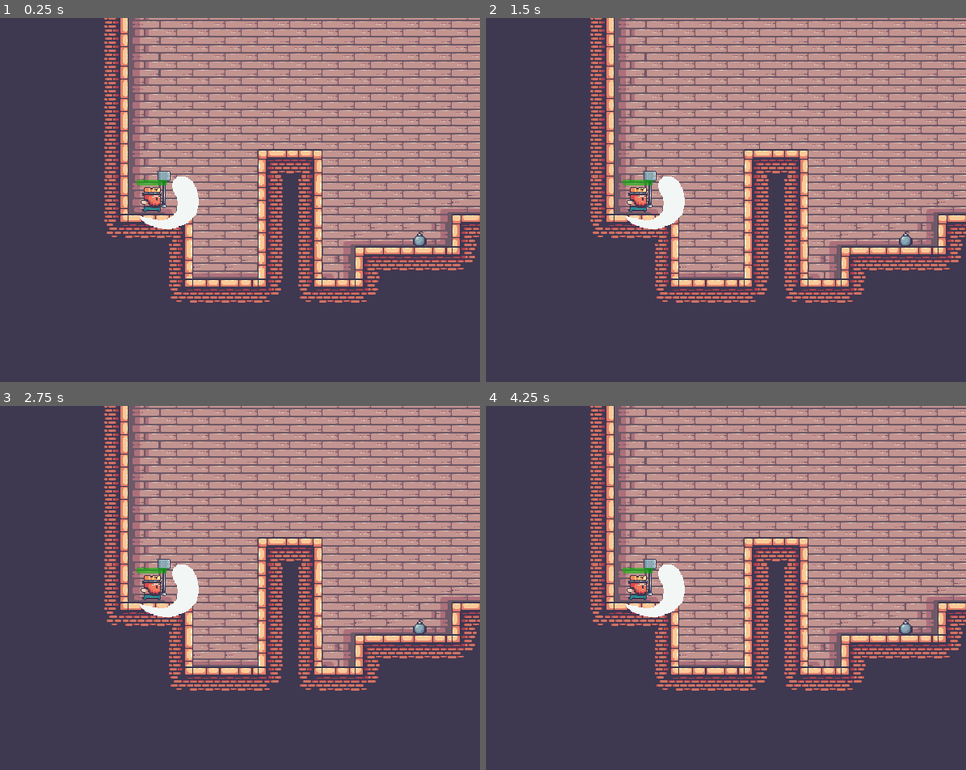
Above: before the commit, frames 1-4 (two rows, left to right).
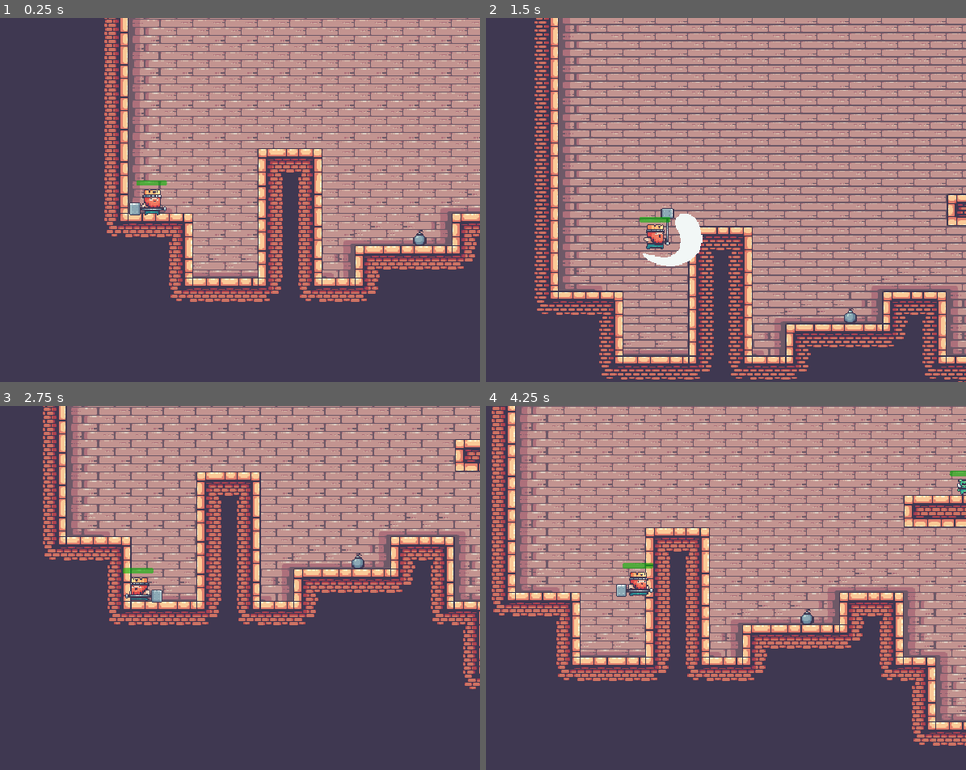
Above: after the commit, the same moments.

Repository: Eternal1422/Game1
Game: Godot game, scene res://world.tscn
Same seed, same stepped clock (60 frames per second), same inputs: the game is played once before the commit and once after it.
Inputs:
- Up to frame 1 (0.25 s): no input
- Up to frame 2 (1.5 s): tap Enter (ui_accept) at 0.5, 0.77 s; hold Right (ui_right) from 0.53 s (still down); tap J (attack) at 0.6, 1.35 s
- Up to frame 3 (2.75 s): tap Enter (ui_accept) at 1.52 s; release Right (ui_right) at 2.03 s; hold Left (ui_left) from 2.03 s (still down); tap J (attack) at 2.1 s
- Up to frame 4 (4.25 s): release Left (ui_left) at 2.78 s; hold Right (ui_right) from 2.78 s (still down); tap J (attack) at 2.85, 3.6 s; tap Enter (ui_accept) at 3.02, 3.77 s

The runs differ from the first frame. In frame 1, 24% of the frame differs, in the area x 21-100%, y 0-79%; in frame 2, 59%, in the area x 10-100%, y 0-100%; in frame 3, 43%; in frame 4, 53%.
Error before the commit: Parse Error: Identifier "Global" not declared in the current scope. (res://world.gd:6)

Commit message:
Changed player attack hitbox
Instead of depending on an area on the enemy, it depends on a polygon2d of the player.

Diff:
--- a/Global.gd
+++ b/Global.gd
@@ -3,3 +3,4 @@
 signal level_completed
 
 var currently_attacking = false
+var enemy_in_range = false
--- a/Player.gd
+++ b/Player.gd
@@ -124,3 +124,9 @@
 	health_bar.value -= 30
 	if health_bar.value <= 0:
 		playerDied()
+
+func _on_right_attack_area_area_entered(area):
+	Global.enemy_in_range = true
+
+func _on_right_attack_area_area_exited(area):
+	Global.enemy_in_range = false
--- a/pig.gd
+++ b/pig.gd
@@ -3,11 +3,11 @@
 signal characterHit
 
 var speed = 60.0
-var player_in_attack = false
 var player_chase = false
 var player = null
 var state = ''
 var attacking = false
+var in_attack_hitbox = false
 
 @onready var can_take_damage = $CanTakeDamage
 @onready var health_bar = $HealthBar
@@ -70,18 +70,18 @@
 	emit_signal("characterHit")
 
 func deal_damage():
-	if player_in_attack and Global.currently_attacking == true and can_take_damage.time_left == 0:
+	print(can_take_damage.time_left)
+	if in_attack_hitbox and Global.enemy_in_range and Global.currently_attacking == true and can_take_damage.time_left == 0:
+		can_take_damage.start()
 		health_bar.value -= 40
-		can_take_damage.start()
 		if health_bar.value <= 0:
 			queue_free()
 			var pigs = get_tree().get_nodes_in_group("Pigs")
 			if pigs.size() == 1:
 				Global.level_completed.emit()
 
+func _on_attack_hit_box_area_entered(area):
+	in_attack_hitbox = true
 
-func _on_player_attack_area_area_entered(area):
-	player_in_attack = true
-
-func _on_player_attack_area_area_exited(area):
-	player_in_attack = false
+func _on_attack_hit_box_area_exited(area):
+	in_attack_hitbox = false
--- a/pig.tscn
+++ b/pig.tscn
@@ -391,8 +391,7 @@
 [sub_resource type="RectangleShape2D" id="RectangleShape2D_yon7q"]
 size = Vector2(13.5, 22)
 
-[sub_resource type="RectangleShape2D" id="RectangleShape2D_5h0cl"]
-size = Vector2(63.25, 53.25)
+[sub_resource type="RectangleShape2D" id="RectangleShape2D_gbi7e"]
 
 [sub_resource type="RectangleShape2D" id="RectangleShape2D_sh2oy"]
 size = Vector2(18, 16)
@@ -412,9 +411,8 @@
 }
 
 [node name="DetectionArea" type="Area2D" parent="."]
-visible = false
 collision_layer = 8
-collision_mask = 3
+collision_mask = 2
 
 [node name="CollisionShape2D" type="CollisionShape2D" parent="DetectionArea"]
 position = Vector2(3, 5)
@@ -423,7 +421,7 @@
 [node name="RightAttackArea" type="Area2D" parent="."]
 visible = false
 collision_layer = 8
-collision_mask = 3
+collision_mask = 2
 
 [node name="CollisionShape2D2" type="CollisionShape2D" parent="RightAttackArea"]
 position = Vector2(9.25, 4)
@@ -432,19 +430,19 @@
 [node name="LeftAttackArea" type="Area2D" parent="."]
 visible = false
 collision_layer = 8
-collision_mask = 3
+collision_mask = 2
 
 [node name="CollisionShape2D" type="CollisionShape2D" parent="LeftAttackArea"]
 position = Vector2(-4.25, 4)
 shape = SubResource("RectangleShape2D_yon7q")
 
-[node name="PlayerAttackArea" type="Area2D" parent="."]
+[node name="AttackHitBox" type="Area2D" parent="."]
 collision_layer = 8
-collision_mask = 3
-
-[node name="CollisionShape2D" type="CollisionShape2D" parent="PlayerAttackArea"]
+collision_mask = 18
+
+[node name="CollisionShape2D" type="CollisionShape2D" parent="AttackHitBox"]
 position = Vector2(3, 5)
-shape = SubResource("RectangleShape2D_5h0cl")
+shape = SubResource("RectangleShape2D_gbi7e")
 
 [node name="CollisionShape2D" type="CollisionShape2D" parent="."]
 visible = false
@@ -462,7 +460,7 @@
 show_percentage = false
 
 [node name="CanTakeDamage" type="Timer" parent="."]
-wait_time = 0.6
+wait_time = 0.65
 one_shot = true
 
 [connection signal="area_entered" from="DetectionArea" to="." method="_on_detection_area_area_entered"]
@@ -471,5 +469,5 @@
 [connection signal="area_exited" from="RightAttackArea" to="." method="_on_right_attack_area_area_exited"]
 [connection signal="area_entered" from="LeftAttackArea" to="." method="_on_left_attack_area_area_entered"]
 [connection signal="area_exited" from="LeftAttackArea" to="." method="_on_left_attack_area_area_exited"]
-[connection signal="area_entered" from="PlayerAttackArea" to="." method="_on_player_attack_area_area_entered"]
-[connection signal="area_exited" from="PlayerAttackArea" to="." method="_on_player_attack_area_area_exited"]
+[connection signal="area_entered" from="AttackHitBox" to="." method="_on_attack_hit_box_area_entered"]
+[connection signal="area_exited" from="AttackHitBox" to="." method="_on_attack_hit_box_area_exited"]
--- a/player.tscn
+++ b/player.tscn
@@ -394,7 +394,7 @@
 shape = SubResource("RectangleShape2D_krytn")
 
 [node name="RightAttackArea" type="Area2D" parent="."]
-collision_layer = 0
+collision_layer = 16
 collision_mask = 8
 
 [node name="CollisionPolygon2D" type="CollisionPolygon2D" parent="RightAttackArea"]
@@ -413,9 +413,12 @@
 show_percentage = false
 
 [node name="InvincibilityTimer" type="Timer" parent="."]
-wait_time = 2.5
+wait_time = 2.0
 one_shot = true
 
 [node name="AttackTimer" type="Timer" parent="."]
 wait_time = 0.2
 one_shot = true
+
+[connection signal="area_entered" from="RightAttackArea" to="." method="_on_right_attack_area_area_entered"]
+[connection signal="area_exited" from="RightAttackArea" to="." method="_on_right_attack_area_area_exited"]
--- a/project.godot
+++ b/project.godot
@@ -16,7 +16,7 @@
 
 [autoload]
 
-GlobalVariables="*res://variables.gd"
+Global="*res://Global.gd"
 
 [display]
 
@@ -72,6 +72,7 @@
 2d_physics/layer_2="Player"
 2d_physics/layer_3="Objects"
 2d_physics/layer_4="Enemies"
+2d_physics/layer_5="NonTargetable"
 
 [rendering]
 
